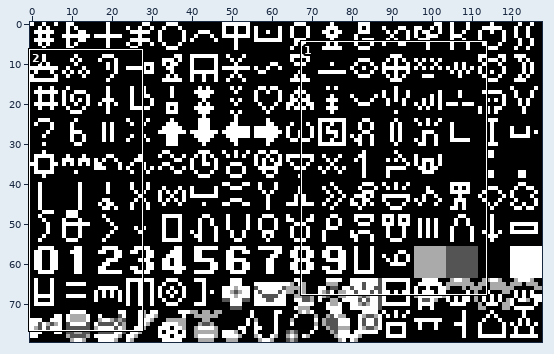
Two versions of one sprite sheet, revisions/T0/src/gfx/fonts/font.png. The picture above shows the old version from afar; the outline marks the close-up.
Close-up. Before:
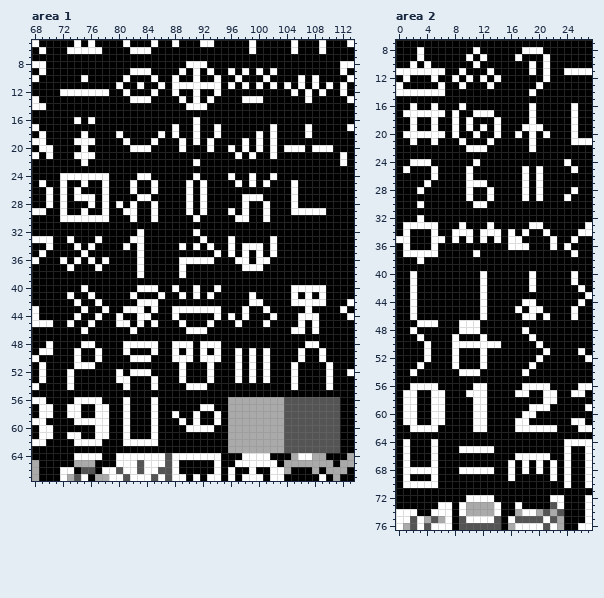
The file is 128x80 pixels. Shown: area 1: x 68..113, y 5..67; area 2: x 0..27, y 7..76.
After the commit:
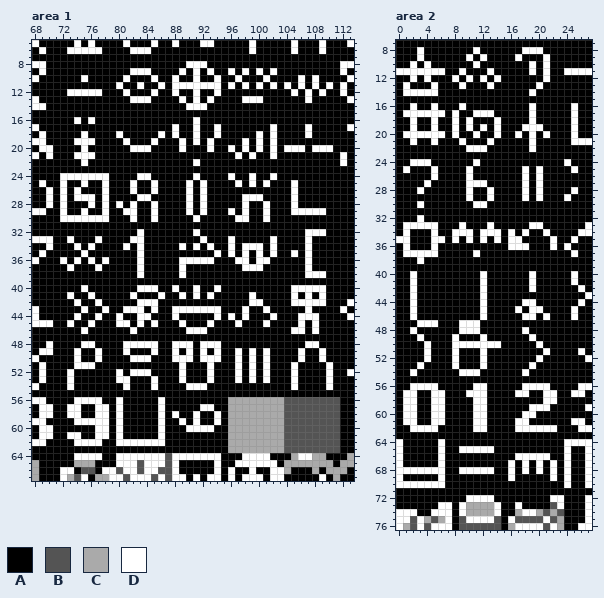
Palette (. is transparent): A #000000  B #545454  C #aaaaaa  D #ffffff
Changes in this commit:
--- area 1
@@ x 70..80 @@
 11 AAAAAAAAAAD
-12 AADDDDDDDAA
+12 AAADDDDDAAA
 13 AAAAAAAAAAA
@@ x 103..111 @@
 31 AAAAAAAAA
-32 AAAAAAAAA
-33 AAAAAAAAA
-34 AAAAAAAAA
-35 AAAAAAAAA
-36 AAAAAAAAA
-37 AAAAAAAAA
-38 AAAAAAAAA
+32 AAAADDDAA
+33 AAAADAAAA
+34 AAAADAAAA
+35 AADADAAAA
+36 AAAADAAAA
+37 AAAADAAAA
+38 AAAADDDAA
 39 AAAAAAAAA
@@ x 78..88 @@
 55 AAAAAAAAAAA
-56 AAADAAADAAA
-57 DAADAAADAAA
-58 DAADAAADAAD
-59 DAADAAADAAA
-60 DAADAAADAAA
-61 DAADAAADAAA
-62 AAADDDDDAAA
+56 AADAAAAADAA
+57 DADAAAAADAA
+58 DADAAAAADAD
+59 DADAAAAADAA
+60 DADAAAAADAA
+61 DADAAAAADAA
+62 AADDDDDDDAA
 63 AAAAAAAAAAA
--- area 2
@@ x 0..8 @@
 11 DDDDDDDAA
-12 ADAAADAAD
-13 DAAAAADAA
-14 DDDDDDDAA
+12 AADADAAAD
+13 ADAAADAAA
+14 ADDDDDAAA
 15 AAAAAAAAA
@@ x 0..8 @@
 63 AAAAAAAAA
-64 ADAAADAAA
-65 ADAAADAAA
-66 ADAAADAAA
-67 ADAAADAAA
-68 ADDDDDAAA
-69 ADAAADAAA
-70 ADDDDDAAA
+64 DAAAAADAA
+65 DAAAAADAA
+66 DAAAAADAA
+67 DAAAAADAA
+68 DDDDDDDAA
+69 DAAAAADAA
+70 DDDDDDDAA
 71 AAAAAAAAA
Boxes around the changes in both close-ups, in picture pixels (x1, y1, x2, y2):
changed: (60, 89, 67, 96)
changed: (102, 89, 109, 96)
changed: (291, 229, 326, 278)
changed: (116, 397, 165, 446)
changed: (396, 75, 445, 96)
changed: (396, 439, 445, 488)
